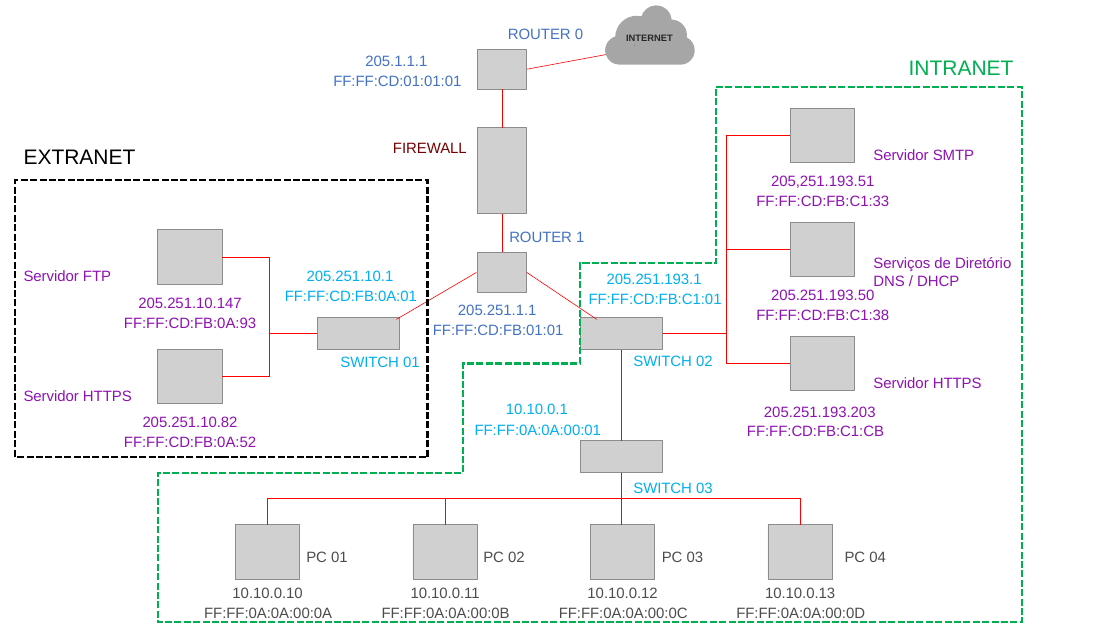
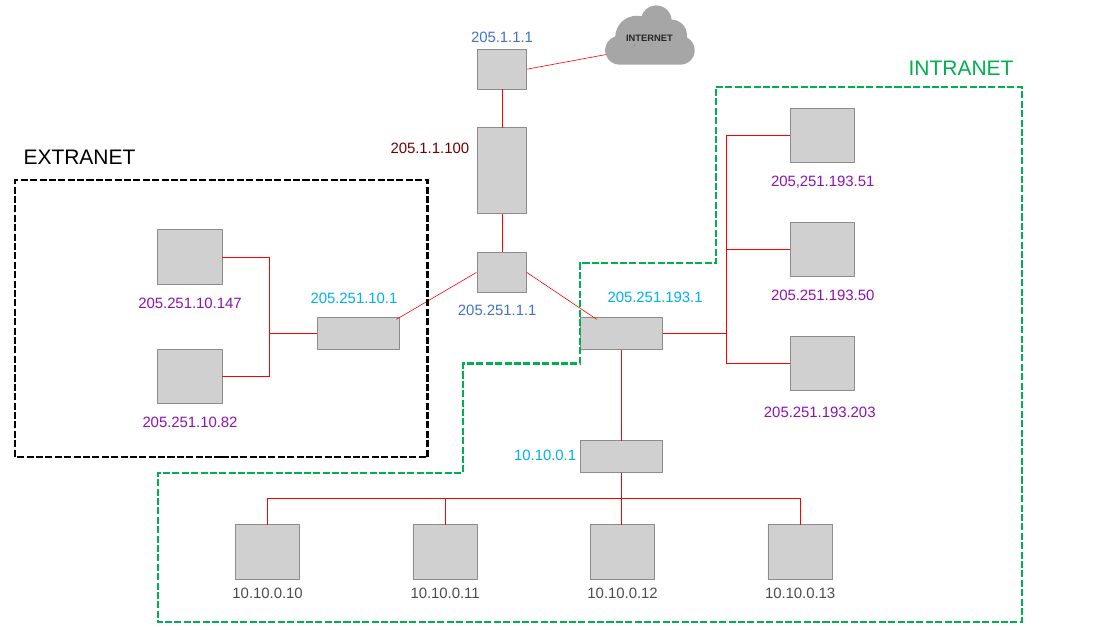
Before and after one commit to Rodrigo-TheGoats/Challenge_Natura, a slide deck: slide 3 of NFS/Sprint2.pptx (slide 2 before the commit). Drawn at 1120x630 pixels with LibreOffice and Linux fonts; fonts in the diff are those of the drawing; grey boxes stand for pictures. Boxes give left, top, right and bottom in pixels: in the first picture for what was removed or moved away, otherwise in the second. Text is boxed around its words. In the diff, an @@ line names an element or a change of style, - is before the commit and + after.

```diff
--- a/NFS/Sprint2.pptx
+++ b/NFS/Sprint2.pptx
@@ text "205.1.1.1": place and size @@
-text "205.1.1.1" at [365,55,427,66]
+text "205.1.1.1" at [471,31,533,42]
@@ text removed at [508,28,583,39] @@
-ROUTER 0
@@ text removed at [333,75,461,86] @@
-FF:FF:CD:01:01:01
@@ text at [391,142,469,153]: text changed @@
-FIREWALL
+205.1.1.100
@@ text removed at [873,149,974,160] @@
-Servidor SMTP
@@ text removed at [756,195,889,206] @@
-FF:FF:CD:FB:C1:33
@@ text removed at [509,231,584,242] @@
-ROUTER 1
@@ text removed at [873,257,1011,286] @@
-Serviços de Diretório
-DNS / DHCP
@@ text removed at [24,270,111,281] @@
-Servidor FTP
@@ text removed at [285,290,417,301] @@
-FF:FF:CD:FB:0A:01
@@ text "205.251.10.1": place and size @@
-text "205.251.10.1" at [307,270,394,281]
+text "205.251.10.1" at [311,292,398,303]
@@ text removed at [589,293,722,304] @@
-FF:FF:CD:FB:C1:01
@@ text "205.251.193.1": place and size @@
-text "205.251.193.1" at [607,273,702,284]
+text "205.251.193.1" at [608,291,703,302]
@@ text removed at [124,317,256,328] @@
-FF:FF:CD:FB:0A:93
@@ text removed at [433,324,563,335] @@
-FF:FF:CD:FB:01:01
@@ text removed at [756,309,889,320] @@
-FF:FF:CD:FB:C1:38
@@ text removed at [340,356,420,367] @@
-SWITCH 01
@@ text removed at [633,355,713,366] @@
-SWITCH 02
@@ text removed at [873,377,982,388] @@
-Servidor HTTPS
@@ text removed at [24,390,132,401] @@
-Servidor HTTPS
@@ text removed at [124,436,256,447] @@
-FF:FF:CD:FB:0A:52
@@ text removed at [475,424,601,435] @@
-FF:FF:0A:0A:00:01
@@ text "10.10.0.1": place and size @@
-text "10.10.0.1" at [506,403,568,414]
+text "10.10.0.1" at [514,449,576,460]
@@ text removed at [747,425,884,436] @@
-FF:FF:CD:FB:C1:CB
@@ text removed at [633,482,713,493] @@
-SWITCH 03
@@ text removed at [306,551,348,562] @@
-PC 01
@@ text removed at [483,551,525,562] @@
-PC 02
@@ text removed at [662,551,704,562] @@
-PC 03
@@ text removed at [845,551,886,562] @@
-PC 04
@@ text removed at [204,607,332,622] @@
-FF:FF:0A:0A:00:0A
@@ text removed at [382,607,510,622] @@
-FF:FF:0A:0A:00:0B
@@ text removed at [559,607,688,622] @@
-FF:FF:0A:0A:00:0C
@@ text removed at [736,607,865,622] @@
-FF:FF:0A:0A:00:0D
```
Also in this commit, not shown: 1 slide added.
